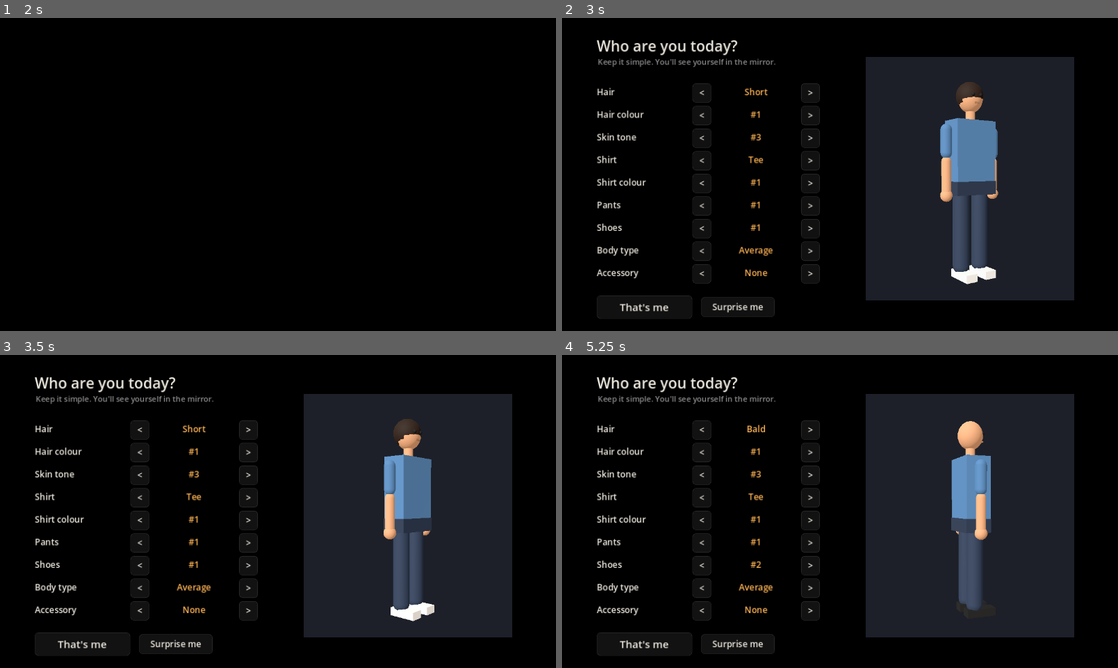
Above: before the commit, frames 1-4 (two rows, left to right).
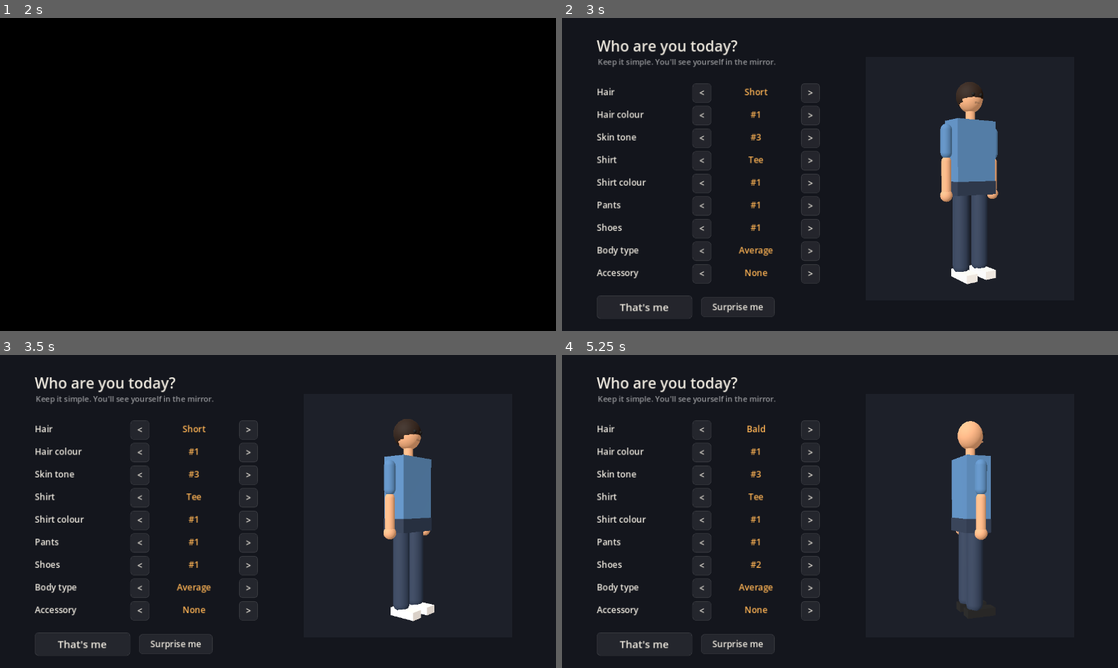
Above: after the commit, the same moments.

Repository: ripjkgaming/Cloudhacks
Game: Godot game, scene res://scenes/main.tscn
Two runs of this game, one before a commit and one after it. Both use one fixed random seed, a clock stepped at 60 frames per second and the inputs below.
Inputs (mouse positions are in pixels of both pictures, inside the frame that each line leads up to):
- Up to frame 1 (2 s): click "New Game" at 0.5 s; tap Enter (ui_accept) at 1.25 s; move the mouse to (400, 158) at 1.27 s; hold D (move_right) from 1.28 s (still down); hold Ctrl (crouch) from 1.28 s (still down); click (400, 158) at 1.42 s; tap Space (jump) at 1.52 s
- Up to frame 2 (3 s): tap Enter (ui_accept) at 2 s; move the mouse to (728, 190) at 2.02 s; release D (move_right) at 2.03 s; release Ctrl (crouch) at 2.03 s; hold S (move_back) 2.03-2.78 s; tap F (flashlight) at 2.1 s; tap Space (jump) at 2.27 s; move the mouse to (895, 105) at 2.77 s; hold D (move_right) from 2.78 s (still down); hold E (interact) from 2.78 s (still down)
- Up to frame 3 (3.5 s): keep holding D (move_right); keep holding E (interact)
- Up to frame 4 (5.25 s): release D (move_right) at 3.5 s; release E (interact) at 3.5 s; click "<" at 3.5 s; move the mouse to (812, 574) at 4.27 s; hold W (move_forward) 4.28-5.03 s; tap Q (phone) at 4.35 s; click (812, 574) at 4.42 s; tap Space (jump) at 4.52 s; move the mouse to (1006, 558) at 5.02 s; hold A (move_left) from 5.03 s (still down); hold Shift (sprint) from 5.03 s (still down)

Frame 1 is identical in both runs. In frame 2, 68% of the frame differs, in the area x 0-100%, y 0-100%; in frame 3, 69%; in frame 4, 69%.

Commit message:
Fix off-screen UI: computer, poker, essay, gym, settings, customization; add UI shot tool
Screens that anchored themselves full-rect inside _ready kept their 0x0 size (Godot keeps the
current rect for in-tree controls), so everything centred on the top-left corner. Use
set_anchors_and_offsets_preset. Essay answer cards no longer overflow their buttons.
tools/shot_ui.tscn screenshots every screen at a chosen resolution; run_playthrough.sh takes RES=WxH.

Co-Authored-By: Claude Sonnet 5.5 <noreply@anthropic.com>
Claude-Session: https://claude.ai/code/session_01RwRVMZhggNiqsanmqDkmwv

Diff:
--- a/scripts/minigames/gym_game.gd
+++ b/scripts/minigames/gym_game.gd
@@ -28,7 +28,7 @@
 var _stop: Button
 
 func _ready() -> void:
-	set_anchors_preset(Control.PRESET_FULL_RECT)
+	set_anchors_and_offsets_preset(Control.PRESET_FULL_RECT)   # in the tree already: a plain anchor preset would keep our 0x0 size
 	var dim := ColorRect.new()
 	dim.color = Color(0, 0, 0, 0.55)
 	dim.set_anchors_preset(Control.PRESET_FULL_RECT)
--- a/scripts/minigames/poker_game.gd
+++ b/scripts/minigames/poker_game.gd
@@ -34,7 +34,7 @@
 signal _next
 
 func _ready() -> void:
-	set_anchors_preset(Control.PRESET_FULL_RECT)
+	set_anchors_and_offsets_preset(Control.PRESET_FULL_RECT)   # in the tree already: a plain anchor preset would keep our 0x0 size
 	engine = PokerEngine.new()
 	engine.scripted = not GameState.has_flag("poker_first_done")
 	_build()
--- a/scripts/minigames/writing_game.gd
+++ b/scripts/minigames/writing_game.gd
@@ -31,7 +31,7 @@
 var _finished := false
 
 func _ready() -> void:
-	set_anchors_preset(Control.PRESET_FULL_RECT)
+	set_anchors_and_offsets_preset(Control.PRESET_FULL_RECT)   # in the tree already: a plain anchor preset would keep our 0x0 size
 	data = Util.load_json("res://data/essay.json")
 	_section = GameState.essay_sections_done
 	var dim := ColorRect.new()
@@ -142,10 +142,11 @@
 	_hint.text = s["hint"] + "\nChoose how to write it."
 	_status.text = ""
 	for card in s["cards"]:
-		var b := UITheme.button(Dialogue.fill(String(card["text"]).replace("{subject}", GameState.subject)), 18)
+		var label := Dialogue.fill(String(card["text"]).replace("{subject}", GameState.subject))
+		var b := UITheme.button(label, 18)
 		b.alignment = HORIZONTAL_ALIGNMENT_LEFT
 		b.autowrap_mode = TextServer.AUTOWRAP_WORD_SMART
-		b.custom_minimum_size = Vector2(0, 56)
+		b.custom_minimum_size = Vector2(0, 28.0 * ceilf(label.length() / 56.0) + 30.0)   # a button does not grow with wrapped text
 		b.pressed.connect(func(): _pick(card))
 		_cards_box.add_child(b)
 
--- a/scripts/ui/computer_ui.gd
+++ b/scripts/ui/computer_ui.gd
@@ -26,7 +26,7 @@
 var _you_btn: Control
 
 func _ready() -> void:
-	set_anchors_preset(Control.PRESET_FULL_RECT)
+	set_anchors_and_offsets_preset(Control.PRESET_FULL_RECT)   # in the tree already: a plain anchor preset would keep our 0x0 size
 	var dim := ColorRect.new()
 	dim.color = Color(0.01, 0.01, 0.02, 0.97)
 	dim.set_anchors_preset(Control.PRESET_FULL_RECT)
--- a/scripts/ui/customization_ui.gd
+++ b/scripts/ui/customization_ui.gd
@@ -22,7 +22,7 @@
 var _vp: SubViewport
 
 func _ready() -> void:
-	set_anchors_preset(Control.PRESET_FULL_RECT)
+	set_anchors_and_offsets_preset(Control.PRESET_FULL_RECT)   # in the tree already: a plain anchor preset would keep our 0x0 size
 	var bg := ColorRect.new()
 	bg.color = Color("14161d")
 	bg.set_anchors_preset(Control.PRESET_FULL_RECT)
--- a/scripts/ui/settings_menu.gd
+++ b/scripts/ui/settings_menu.gd
@@ -8,7 +8,7 @@
 var _bind_buttons := {}
 
 func _ready() -> void:
-	set_anchors_preset(Control.PRESET_FULL_RECT)
+	set_anchors_and_offsets_preset(Control.PRESET_FULL_RECT)   # in the tree already: a plain anchor preset would keep our 0x0 size
 	process_mode = Node.PROCESS_MODE_ALWAYS
 	var dim := ColorRect.new()
 	dim.color = Color(0.03, 0.03, 0.05, 0.96)
--- /dev/null
+++ b/tools/shot_ui.gd
@@ -0,0 +1,76 @@
+extends Node
+## Dev tool: open each UI screen over the bedroom and save a PNG of it.
+##   xvfb-run -a -s "-screen 0 1280x720x24" godot --path . --rendering-driver opengl3 --resolution 1280x720 \
+##       res://tools/shot_ui.tscn -- --out=/tmp/ui_shots
+## Used for layout review at different window sizes (see README, QA).
+
+var _out := "/tmp/ui_shots"
+
+func _ready() -> void:
+	for a in OS.get_cmdline_user_args():
+		if a.begins_with("--out="):
+			_out = a.get_slice("=", 1)
+	DirAccess.make_dir_recursive_absolute(_out)
+	Settings.master_volume = 0.0
+	_run()
+
+func _shot(name: String) -> void:
+	for i in 6:
+		await get_tree().process_frame
+	await RenderingServer.frame_post_draw
+	get_viewport().get_texture().get_image().save_png("%s/%s.png" % [_out, name])
+
+func _open(node: Control, name: String) -> void:
+	UI.open_screen(node)
+	await _shot(name)
+	UI.close_screen(node)
+	await get_tree().process_frame
+
+func _run() -> void:
+	var main: Node = load("res://scenes/main.tscn").instantiate()
+	add_child(main)
+	await get_tree().create_timer(2.5).timeout
+	await _shot("main_menu")
+	await main._on_menu("settings")
+	await _shot("settings")
+	var st: Control = main._settings
+	st.closed.emit()
+	main._close_menu()
+	await get_tree().process_frame
+	GameState.reset_run(false)
+	GameState.custom = GameState.default_custom()
+	Days.locked = false
+	await main.enter_bedroom("bed")
+	UI.set_black()
+	await UI.fade_clear(0.1)
+	UI.show_hud(true)
+	UI.gameplay_active = true
+	await _shot("bedroom_hud")
+	UI.bark("A line of inner voice, to check subtitle placement.")
+	await _shot("bark")
+	await _open(CustomizationUI.new(), "customization")
+	var cui := ComputerUI.new()
+	UI.open_screen(cui)
+	await _shot("computer_desktop")
+	cui._open_assignment()
+	for i in 24:                       # click through the anxiety sequence
+		await get_tree().create_timer(0.15).timeout
+		UI._advance.emit()
+	await _shot("computer_assignment")
+	UI.close_screen(cui)
+	await _open(PokerGame.new(), "poker")
+	var g := GymGame.new()
+	g.mode = "bench"
+	await _open(g, "gym_bench")
+	await _open(WritingGame.new(), "essay")
+	var pause: Control = Menus.pause_menu(func(_c): pass)
+	await _open(pause, "pause_menu")
+	UI.say("", "A line of dialogue to check the box.")
+	await _shot("dialogue")
+	UI._advance.emit()
+	UI.choose("Go out?", ["Head outside", "Stay in"], 1)
+	await _shot("choice")
+	UI._choice_done.emit(1)
+	await get_tree().process_frame
+	print("[ui] shots written to ", _out)
+	get_tree().quit(0)
--- /dev/null
+++ b/tools/shot_ui.tscn
@@ -0,0 +1,6 @@
+[gd_scene load_steps=2 format=3]
+
+[ext_resource type="Script" path="res://tools/shot_ui.gd" id="1"]
+
+[node name="ShotUI" type="Node"]
+script = ExtResource("1")
Not shown, changed: tests/run_playthrough.sh
